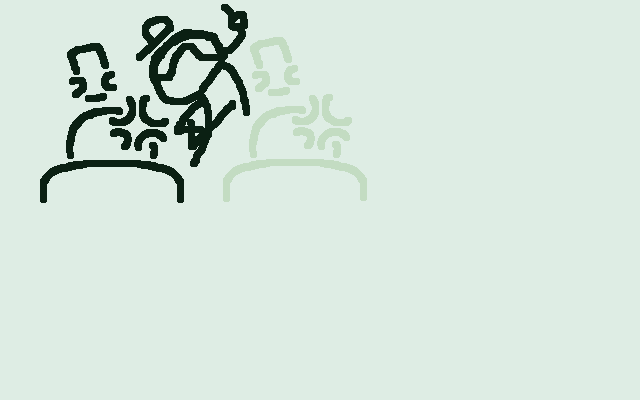
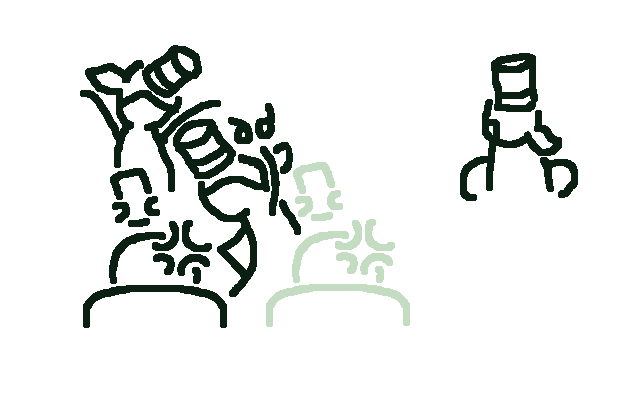
Revision of a layered 640x400 image; what changed, layer by layer:
painted on "Actual pictures" over bbox(40, 4, 578, 328)
hid "Background" over bbox(0, 0, 640, 400)
